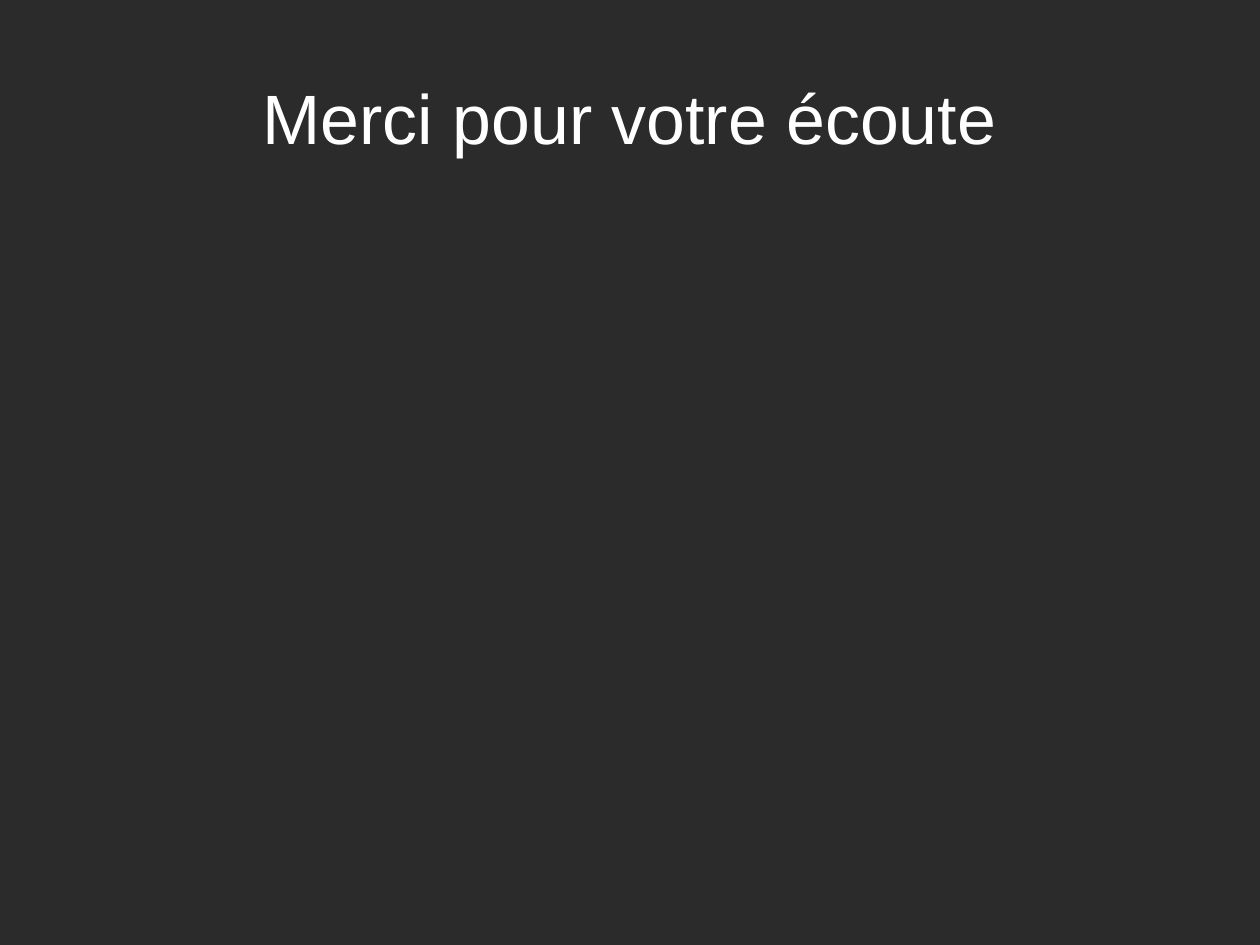
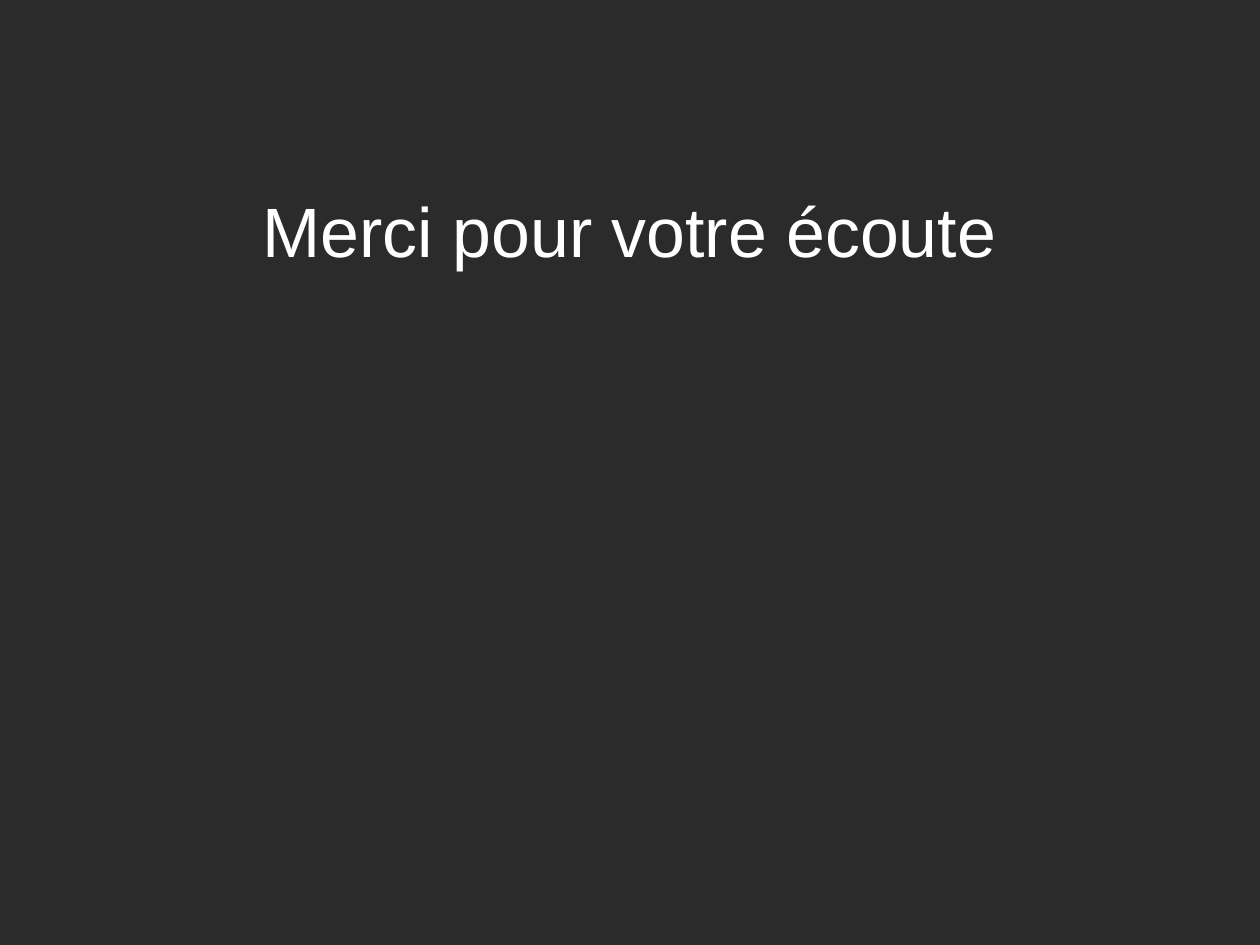
Before and after one commit to rguillomon/IMA3-4_Project, a slide deck: slide 16 of P12(périphUSB).odp (slide 15 before the commit). Drawn at 1260x945 pixels with LibreOffice and Linux fonts; fonts in the diff are those of the drawing; background and template pictures are left out; a plain dark background stands for a picture behind light text. Boxes give left, top, right and bottom in pixels: in the first picture for what was removed or moved away, otherwise in the second. Text is boxed around its words. In the diff, an @@ line names an element or a change of style, - is before the commit and + after.

```diff
--- a/P12(périphUSB).odp
+++ b/P12(périphUSB).odp
@@ title "Merci pour votre écoute": place and size @@
-title "Merci pour votre écoute" at [263, 92, 996, 157]
+title "Merci pour votre écoute" at [263, 205, 996, 270]
```
Also in this commit, not shown: 3 other slides changed, 8 slides added, 16 other files.
